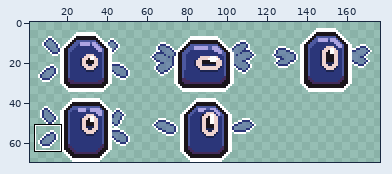
A sprite sheet gets an edit: Graphics/Enemy/Slime/LV01/2x/LV05.png. Above, an overview of the earlier version with the close-up marked.
Close-up. First the earlier version:
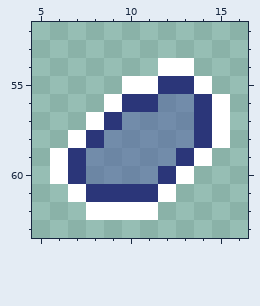
The file is 180x70 pixels. Shown: x 5..16, y 52..63. The wide view leaves out empty margins. The commit also changed other parts of the picture, which this record leaves out.
New version:
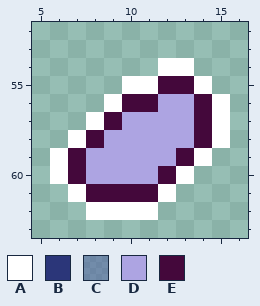
Palette (. is transparent): A #ffffff  B #2b3679  C #4c589f7c  D #ada4e2  E #44083b
Edits made:
@@ x 5..16 @@
 54 .......AA...
-55 .....AABBA..
-56 ....ABBCCBA.
-57 ...ABCCCCBA.
-58 ..ABCCCCCBA.
-59 .ABCCCCCBA..
-60 .ABCCCCBA...
-61 ..ABBBBA....
+55 .....AAEEA..
+56 ....AEEDDEA.
+57 ...AEDDDDEA.
+58 ..AEDDDDDEA.
+59 .AEDDDDDEA..
+60 .AEDDDDEA...
+61 ..AEEEEA....
 62 ...AAAA.....
Where, in picture pixels (left, top, right, bottom), the same in both close-ups:
changed: (68, 76, 212, 202)
